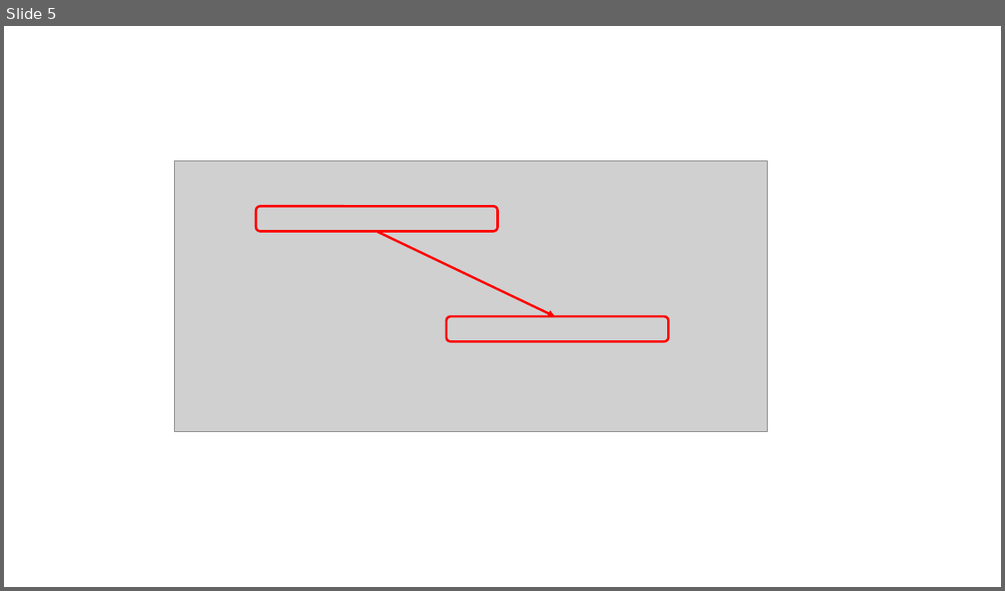
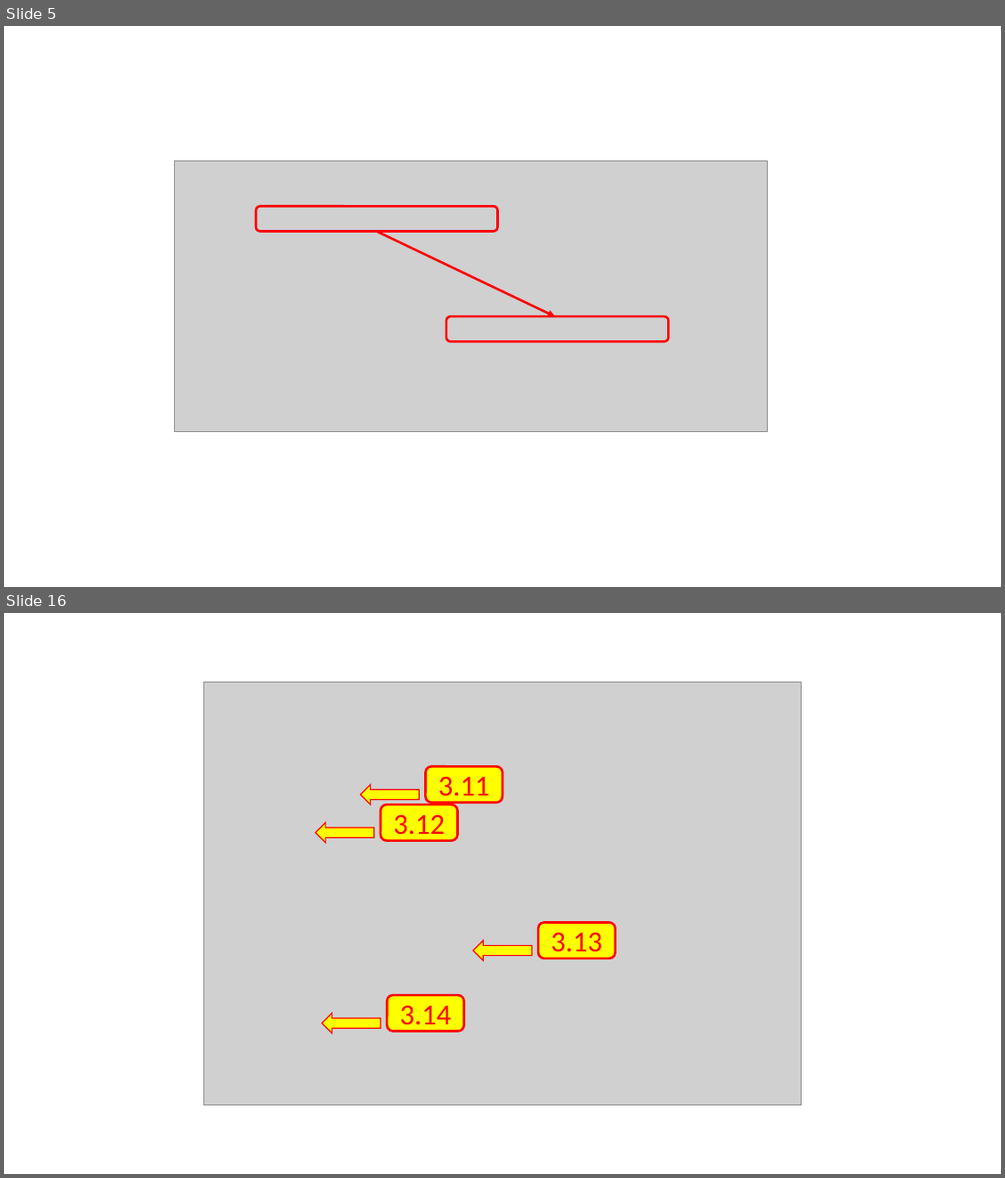
Before and after one commit to COM-LAB-I-2565/COM-LAB-I-LabSheet-4, a slide deck: Pictures/picture capture and edit.pptx. Shown one above the other, each under a label of ours: slide 5 before the commit, slides 5 and 16 after it; the slides between them are not shown. The pictures are 1005x591 and 1005x1178 pixels, drawn with LibreOffice and Linux fonts; fonts in the diff are those of the drawing; grey boxes stand for pictures. Boxes give left, top, right and bottom in pixels: in the first picture for what was removed or moved away, otherwise in the second. Text is boxed around its words. In the diff, an @@ line names an element or a change of style, - is before the commit and + after.

```diff
--- a/Pictures/picture capture and edit.pptx
+++ b/Pictures/picture capture and edit.pptx
@@ slide 16 added at bbox=[4, 613, 1001, 1174], background #FFFFFF @@
@@ picture added at bbox=[203, 682, 801, 1105] @@
@@ rounded rectangle added at bbox=[426, 766, 502, 803], fill #FFFF00, outline #FF0000 2.25 pt, 28 pt, text #FF0000 @@
+3.11
@@ left arrow added at bbox=[361, 784, 419, 804], fill #FFFF00, outline #FF0000 1 pt @@
@@ left arrow added at bbox=[316, 822, 374, 843], fill #FFFF00, outline #FF0000 1 pt @@
@@ rounded rectangle added at bbox=[380, 804, 458, 840], fill #FFFF00, outline #FF0000 2.25 pt, 28 pt, text #FF0000 @@
+3.12
@@ rounded rectangle added at bbox=[539, 923, 615, 958], fill #FFFF00, outline #FF0000 2.25 pt, 28 pt, text #FF0000 @@
+3.13
@@ left arrow added at bbox=[473, 941, 531, 961], fill #FFFF00, outline #FF0000 1 pt @@
@@ rounded rectangle added at bbox=[387, 995, 464, 1031], fill #FFFF00, outline #FF0000 2.25 pt, 28 pt, text #FF0000 @@
+3.14
@@ left arrow added at bbox=[322, 1013, 380, 1033], fill #FFFF00, outline #FF0000 1 pt @@
```
Also in this commit, not shown: 11 other slides added, 8 slides removed.
